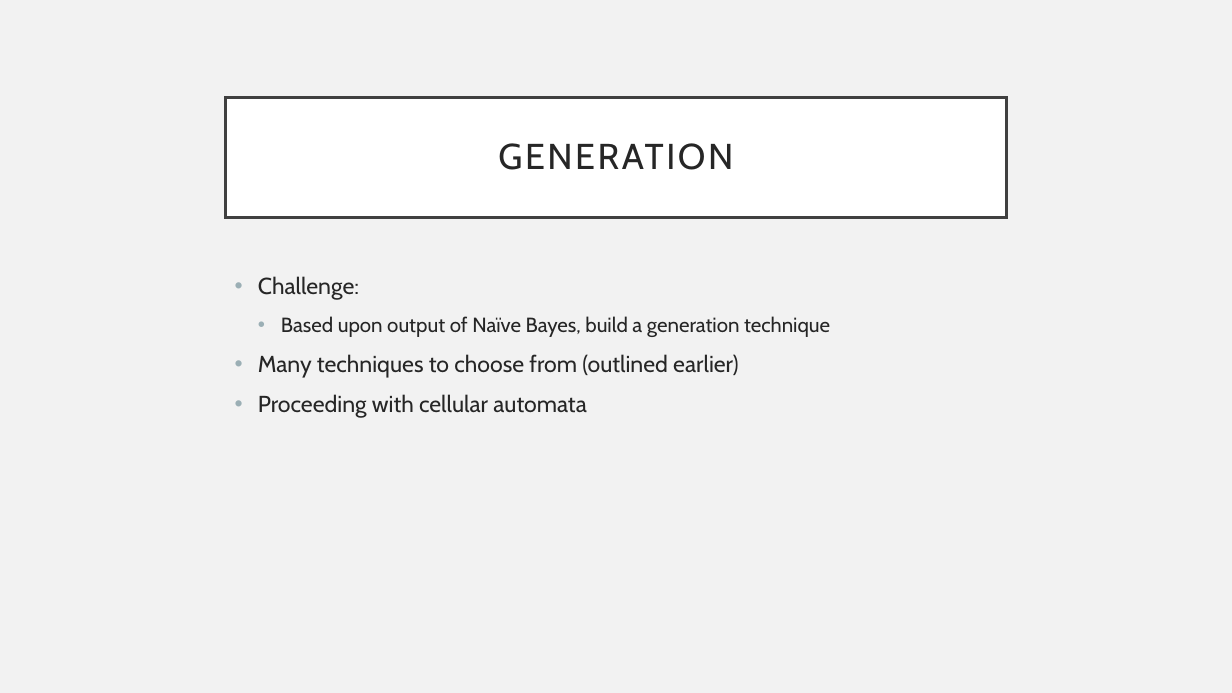
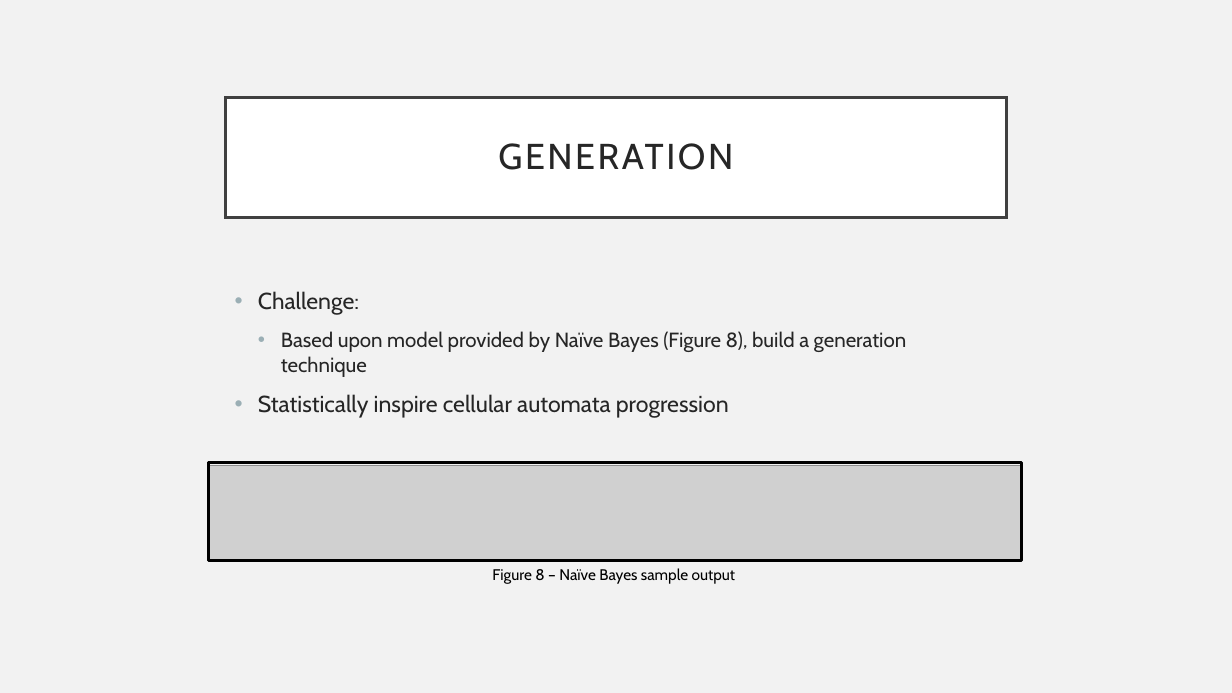
Before and after one commit to rstrelow001/CSCI-UR-Music-Composition, a slide deck: slide 15 of Presentations/MICS Presentation 1.0.pptx (slide 20 before the commit). Drawn at 1232x693 pixels with LibreOffice and Linux fonts; fonts in the diff are those of the drawing; grey boxes stand for pictures. Boxes give left, top, right and bottom in pixels: in the first picture for what was removed or moved away, otherwise in the second. Text is boxed around its words. In the diff, an @@ line names an element or a change of style, - is before the commit and + after.

```diff
--- a/Presentations/MICS Presentation 1.0.pptx
+++ b/Presentations/MICS Presentation 1.0.pptx
@@ text "Challenge:": place and size @@
-text "Challenge:" at (258,276,830,418)
+text "Challenge:" at (258,291,907,418)
@@ text at (258,331,907,418): text changed; size 18 to 16 pt @@
-  • Based upon output of Naïve Bayes, build a generation technique
-• Many techniques to choose from (outlined earlier)
-• Proceeding with cellular automata
+  • Based upon model provided by Naïve Bayes (Figure 8), build a generation technique
+• Statistically inspire cellular automata progression
@@ picture added at (208,466,1022,561) @@
@@ rectangle added at (209,463,1022,561), outline #000000 2.25 pt @@
@@ text added at (492,568,736,584), 12 pt, text #000000 @@
+Figure 8 – Naïve Bayes sample output
```
Also in this commit, not shown: 14 other slides changed, 5 slides added, 10 slides removed, 32 other files.
